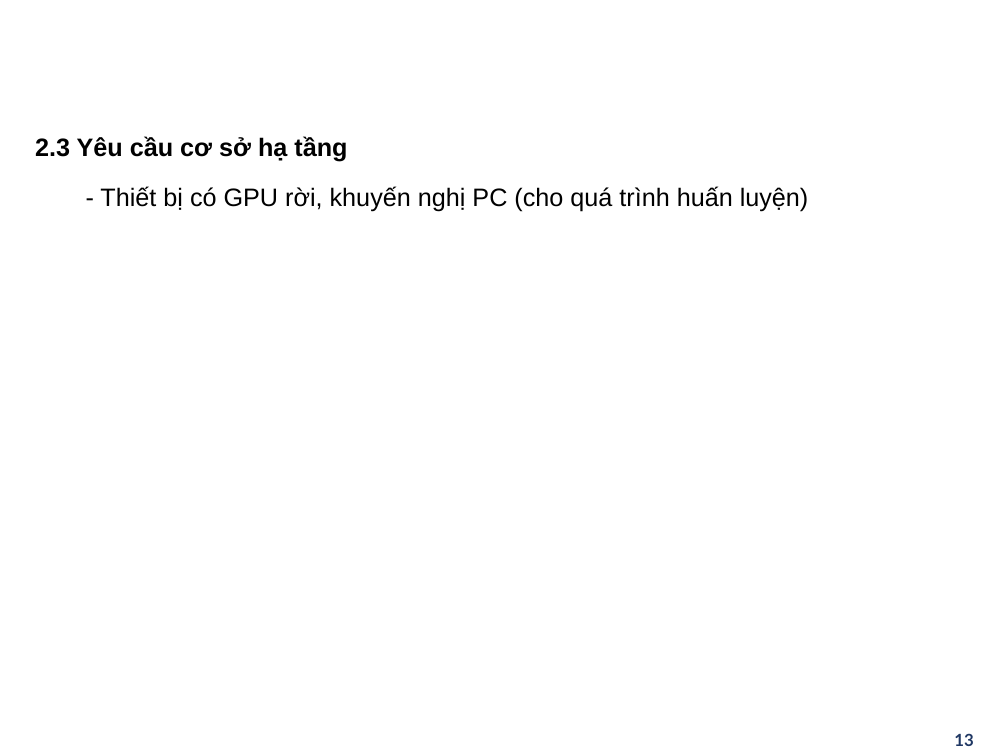
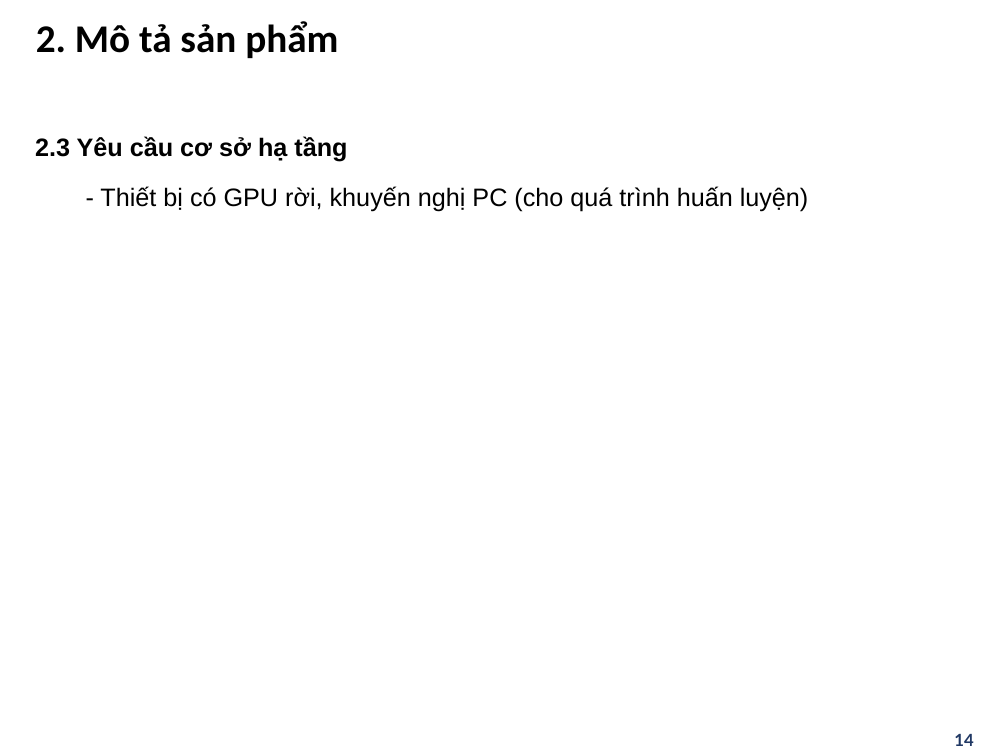
Before and after one commit to zVNoob/meal_suggestion, a slide deck: slide 14 of slides.pptx (slide 13 before the commit). Drawn at 1008x756 pixels with LibreOffice and Linux fonts; fonts in the diff are those of the drawing; background and template pictures are left out. Boxes give left, top, right and bottom in pixels: in the first picture for what was removed or moved away, otherwise in the second. Text is boxed around its words. In the diff, an @@ line names an element or a change of style, - is before the commit and + after.

```diff
--- a/slides.pptx
+++ b/slides.pptx
@@ title "2. Mô tả sản phẩm" at box(36, 21, 338, 58): text colour #FFFFFF to #000000 @@
@@ page number at box(954, 734, 973, 746): text changed @@
-13
+14
```
Also in this commit, not shown: 9 other slides changed, 1 slide added, 2 other files.
